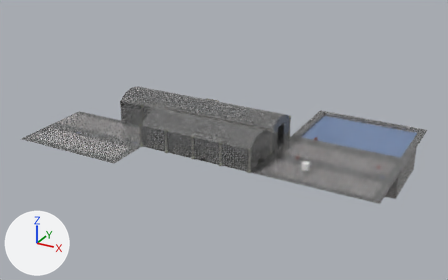
Two versions of the glTF model assets/glb/Level1.glb, one commit apart.
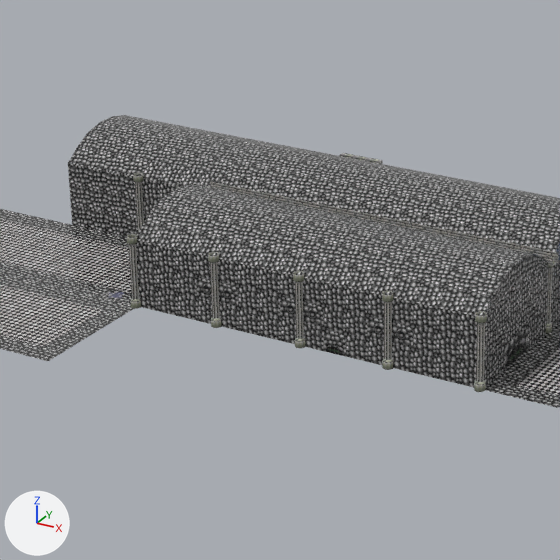
Each version is shown whole from a 50 mm lens placed at (45.8, -72.8, 33.9), pointed at (8.0, -4.0, -0.5), then close up on the part from 22% to 61% of the width and 18% to 81% of the height. Lighting does not change. The marker at lower left points along +X, +Y and +Z. The older version's two pictures come first. Objects named as collision shapes, trigger or cutter boxes, shadow casters or lower levels of detail are left out. Where no turn or scale is listed for an object, it has been applied to the vertices. Vertices at exactly the same position are counted once.

The older version as bpy lines, for what is in view:
```python
me_circle_008 = bpy.data.meshes.new('Circle.008')
me_circle_008.from_pydata(...)  # 263 vertices, 388 faces; spans x -4.0..4.0, y -5.0..1.0, z 0.0..3.0
me_circle_008.materials.append(mat_atlasmat)  # picture img_atlas_2048x2048_64x64_nopad
me_cylinder_034 = bpy.data.meshes.new('Cylinder.034')
me_cylinder_034.from_pydata(...)  # 64 vertices, 112 faces; spans x -0.23..0.23, y -0.23..0.23, z -1.0..2.2
me_cylinder_034.materials.append(mat_atlasmat)  # picture img_atlas_2048x2048_64x64_nopad
me_plane_008 = bpy.data.meshes.new('Plane.008')
me_plane_008.from_pydata(...)  # 543 vertices, 926 faces; spans x -5.0..19.0, y -12.0..0.0, z -1.0..3.2
me_plane_008.materials.append(mat_atlasmat)  # picture img_atlas_2048x2048_64x64_nopad
ob_archbase_001 = bpy.data.objects.new('ArchBase.001', me_circle_008)
ob_archbase_001.location = (-4.0, -1.0, 0.0)
ob_cylinder_014 = bpy.data.objects.new('Cylinder.014', me_cylinder_034)
ob_cylinder_014.location = (15.93, -12.03, 1.0)
ob_plane_001 = bpy.data.objects.new('Plane.001', me_plane_008)
ob_plane_001.location = (-3.0, 0.0, 1.0)
# also in view: 'Cube' at (7.9, -6.0, 3.2); 'ArchBase.006' at (-8.0, -12.0, 0.0); 'Cylinder.012' at (7.9, -12.0, 1.6); 'ArchBase.003' at (24.0, -6.0, 0.0)
```
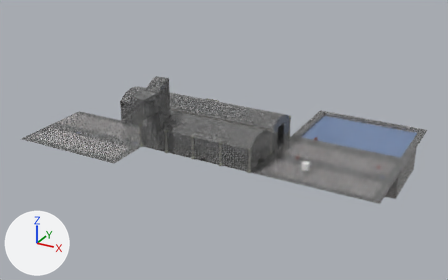
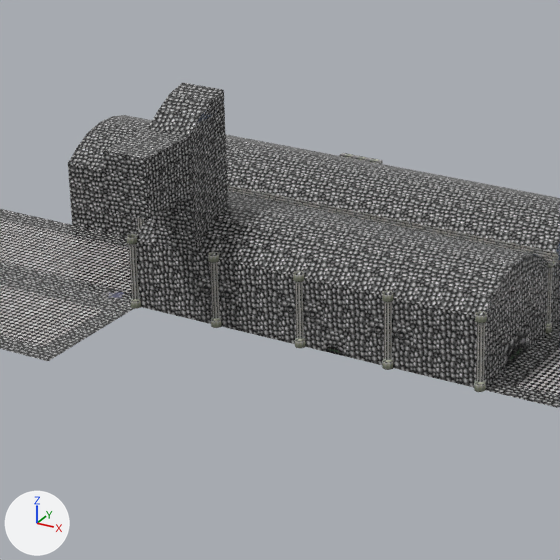
Pixel boxes [x1, y1, x2, y2] of what changed, in the close-ups (560 x 560 px):
'Plane.001', reshaped: before [68, 115, 560, 388]; after [68, 82, 560, 388]
part 1 of me_plane_008, built on: before [155, 198, 228, 253]; after [103, 82, 228, 253]

What the commit changed:
me_plane_008 is used by ob_plane_001; location (-3.0, 0.0, 1.0).
me_plane_008 had 543 vertices, 926 faces and spanned x -5.0..19.0, y -12.0..0.0, z -1.0..3.2.
me_plane_008 now has 633 vertices, 1106 faces and spans x -5.0..19.0, y -15.0..0.0, z -1.0..8.2.
Part 1, on me_plane_008:
2 vertices are removed from x 5.0, y -11.2..-10.4, z 2.6..3.0.
12 faces are deleted.
10 vertices are added at x 4.0..6.0, y -11.2..-10.4, z 6.7..8.0.
10 new vertices lie (0.0, 0.0, 0.8) away from vertices in x 4.0..6.0, y -12.0..-9.5, z 2.0..3.2.
6 new vertices lie (0.0, 0.0, 0.9) away from vertices in x 4.0..6.0, y -12.0..-9.5, z 2.8..4.0.
10 new vertices lie (0.0, 0.0, 0.8) away from vertices in x 4.0..6.0, y -12.0..-9.5, z 3.4..4.9.
5 new vertices lie (0.0, 0.0, 0.8) away from vertices in x 4.0..6.0, y -12.0..-9.5, z 4.5..5.7.
9 new vertices lie (0.0, 0.0, 0.9) away from vertices in x 4.0..6.0, y -12.0..-9.5, z 4.2..6.5.
9 new vertices lie (0.0, 0.0, 0.8) away from vertices in x 4.0..6.0, y -12.0..-9.5, z 5.1..7.4.
9 new vertices lie (0.0, -1.0, 0.0) away from vertices in x 4.0..6.0, y -12.0, z 4.5..7.0.
9 new vertices lie (0.0, -1.0, 0.0) away from vertices in x 4.0..6.0, y -13.0, z 4.5..7.0.
9 new vertices lie (0.0, -1.0, 0.0) away from vertices in x 4.0..6.0, y -14.0, z 4.5..7.0.
6 new vertices lie (1.0, 0.0, 0.0) away from vertices in x 4.0, y -15.0..-12.0, z 5.3..7.0.
192 new faces join them.
